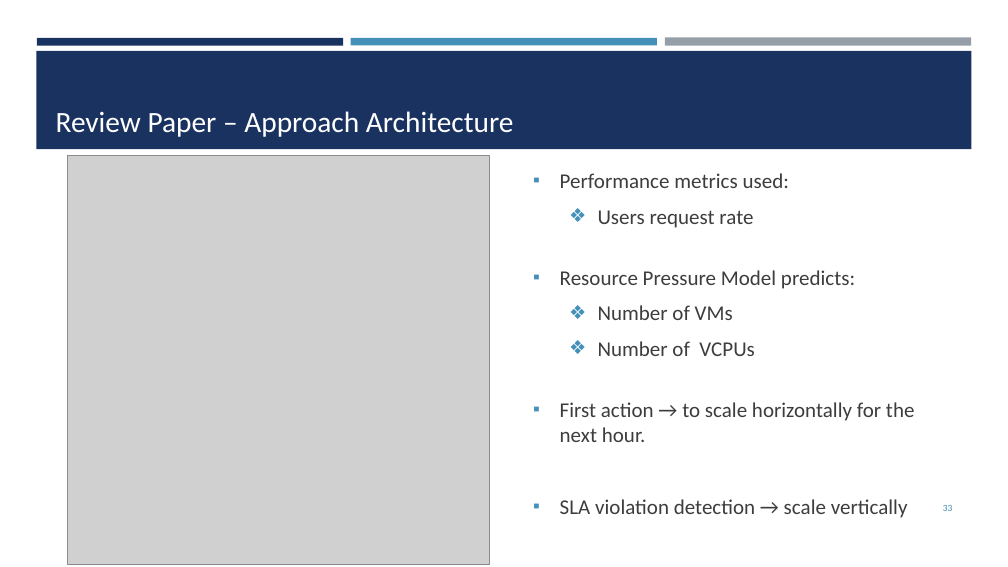
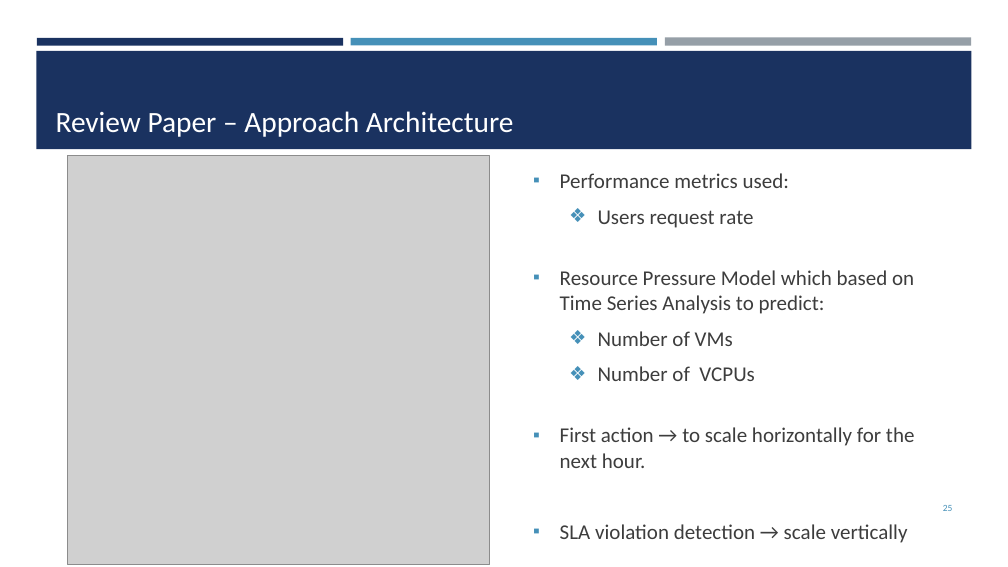
Before and after one commit to Rahma-ra1001782/Rahma-ra1001782-hw, a slide deck: slide 25 of Review/G3-Review Paper & Presentation - Final Version/G3 - Review Paper Presentation.pptx (slide 33 before the commit). Drawn at 1008x567 pixels with LibreOffice and Linux fonts; fonts in the diff are those of the drawing; grey boxes stand for pictures. Boxes give left, top, right and bottom in pixels: in the first picture for what was removed or moved away, otherwise in the second. Text is boxed around its words. In the diff, an @@ line names an element or a change of style, - is before the commit and + after.

```diff
--- a/Review/G3-Review Paper & Presentation - Final Version/G3 - Review Paper Presentation.pptx
+++ b/Review/G3-Review Paper & Presentation - Final Version/G3 - Review Paper Presentation.pptx
@@ text at (560,270,914,314): text changed @@
-▪ Resource Pressure Model predicts:
+▪ Resource Pressure Model which based on Time Series Analysis to predict:
```
Also in this commit, not shown: 15 other slides changed, 1 slide added, 9 slides removed.
